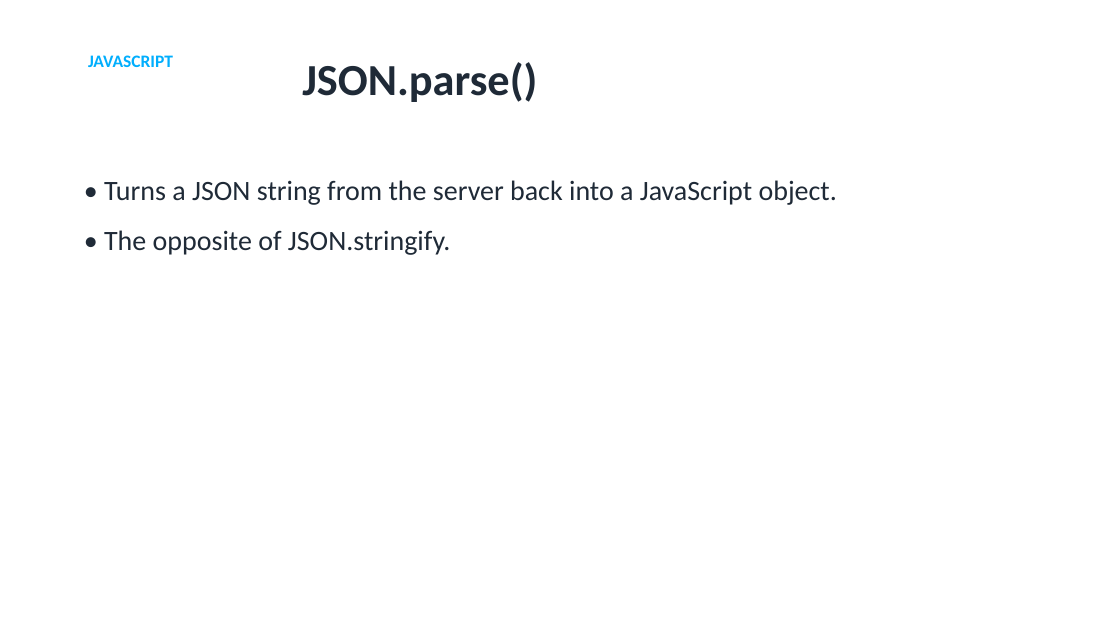
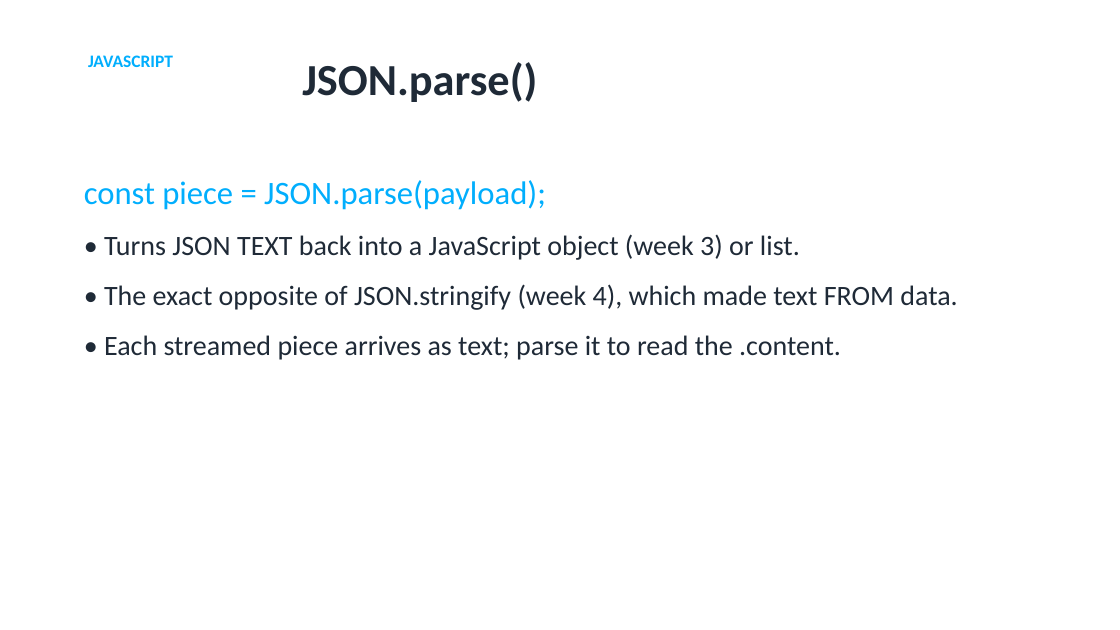
Before and after one commit to utgapps/utgapps.github.io, a slide deck: slide 32 of ai101/slides/week-10.pptx. Drawn at 1120x630 pixels with LibreOffice and Linux fonts; fonts in the diff are those of the drawing. Boxes give left, top, right and bottom in pixels: in the first picture for what was removed or moved away, otherwise in the second. Text is boxed around its words. In the diff, an @@ line names an element or a change of style, - is before the commit and + after.

```diff
--- a/ai101/slides/week-10.pptx
+++ b/ai101/slides/week-10.pptx
@@ text at [84,180,957,360]: text changed @@
-• Turns a JSON string from the server back into a JavaScript object.
-• The opposite of JSON.stringify.
+const piece = JSON.parse(payload);
+• Turns JSON TEXT back into a JavaScript object (week 3) or list.
+• The exact opposite of JSON.stringify (week 4), which made text FROM data.
+• Each streamed piece arrives as text; parse it to read the .content.
```
Also in this commit, not shown: 4 other slides changed, 27 other files.
